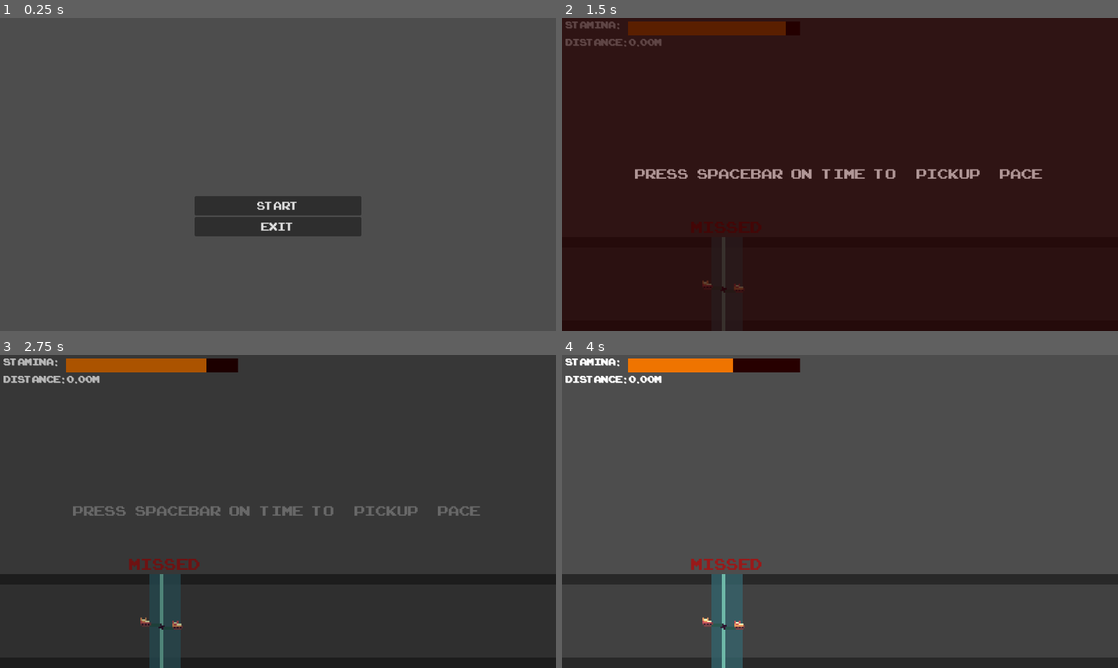
Above: before the commit, frames 1-4 (two rows, left to right).
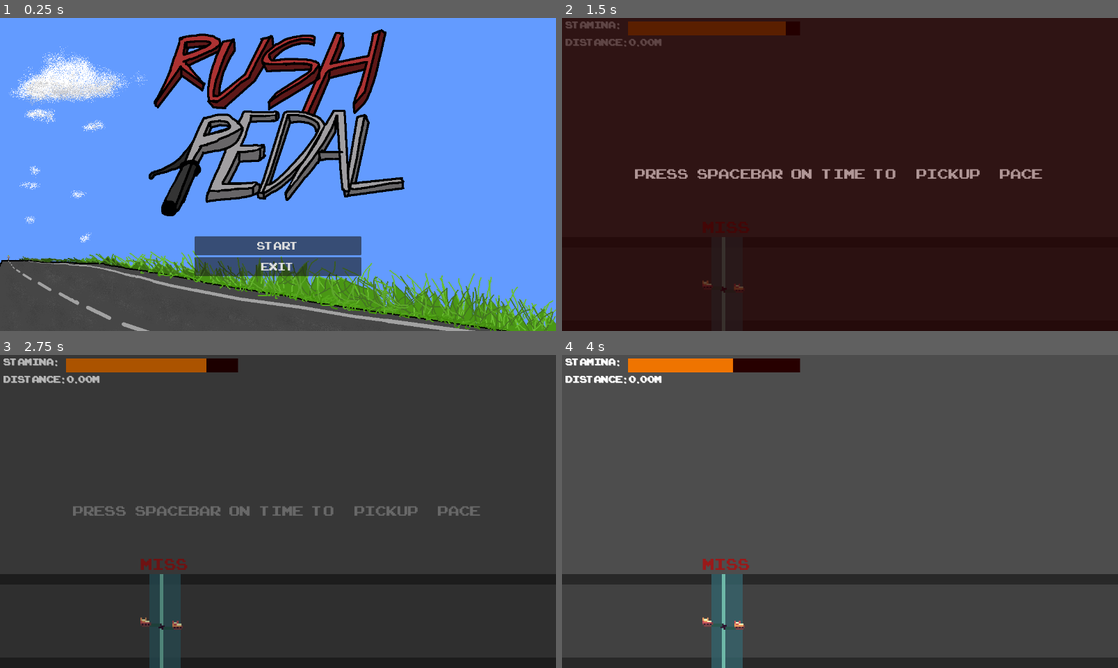
Above: after the commit, the same moments.

Repository: alexgaaranes/GameJam-2024-Entry
Game: Godot game, scene res://scenes/menu.tscn
The game is run twice, just before and just after one commit, with the same random seed, the same clock (stepped at 60 frames per second) and the same inputs.
Inputs:
- Up to frame 1 (0.25 s): no input
- Up to frame 2 (1.5 s): click "Start" at 0.5 s; tap Space (pedal) at 1.25, 1.35 s
- Up to frame 3 (2.75 s): tap Space (pedal) at 2, 2.1 s
- Up to frame 4 (4 s): tap Space (pedal) at 2.75, 2.85, 3.5, 3.6 s

The runs differ from the first frame. In frame 1, 89% of the frame differs, in the area x 0-100%, y 0-100%; in frame 2, less than 0.1%; in frame 3, 0.2%; in frame 4, 0.2%.

Commit message:
added menu assets

Diff:
--- a/icon.svg
+++ /dev/null
@@ -1 +0,0 @@
-<svg xmlns="http://www.w3.org/2000/svg" width="128" height="128"><rect width="124" height="124" x="2" y="2" fill="#363d52" stroke="#212532" stroke-width="4" rx="14"/><g fill="#fff" transform="translate(12.322 12.322)scale(.101)"><path d="M105 673v33q407 354 814 0v-33z"/><path fill="#478cbf" d="m105 673 152 14q12 1 15 14l4 67 132 10 8-61q2-11 15-15h162q13 4 15 15l8 61 132-10 4-67q3-13 15-14l152-14V427q30-39 56-81-35-59-83-108-43 20-82 47-40-37-88-64 7-51 8-102-59-28-123-42-26 43-46 89-49-7-98 0-20-46-46-89-64 14-123 42 1 51 8 102-48 27-88 64-39-27-82-47-48 49-83 108 26 42 56 81zm0 33v39c0 276 813 276 814 0v-39l-134 12-5 69q-2 10-14 13l-162 11q-12 0-16-11l-10-65H446l-10 65q-4 11-16 11l-162-11q-12-3-14-13l-5-69z"/><path d="M483 600c0 34 58 34 58 0v-86c0-34-58-34-58 0z"/><circle cx="725" cy="526" r="90"/><circle cx="299" cy="526" r="90"/></g><g fill="#414042" transform="translate(12.322 12.322)scale(.101)"><circle cx="307" cy="532" r="60"/><circle cx="717" cy="532" r="60"/></g></svg>
--- a/project.godot
+++ b/project.godot
@@ -14,7 +14,7 @@
 config/version="0.0.1 demo"
 run/main_scene="res://scenes/menu.tscn"
 config/features=PackedStringArray("4.3", "GL Compatibility")
-config/icon="res://icon.svg"
+config/icon="res://icon.png"
 config/stretch/aspect="expand"
 config/size/viewport_width=1280
 config/enabled=false
--- a/scenes/menu.tscn
+++ b/scenes/menu.tscn
@@ -1,7 +1,9 @@
-[gd_scene load_steps=3 format=3 uid="uid://b582kkllaqo8c"]
+[gd_scene load_steps=5 format=3 uid="uid://b582kkllaqo8c"]
 
 [ext_resource type="Script" path="res://scripts/menu.gd" id="1_fy35y"]
+[ext_resource type="Texture2D" uid="uid://dgsatvndk1tnr" path="res://assets/menuBG.png" id="2_5q1iw"]
 [ext_resource type="FontFile" uid="uid://cduo3hndy60wv" path="res://fonts/arcade_classic.TTF" id="2_siky0"]
+[ext_resource type="Texture2D" uid="uid://dlpkwo44mx3og" path="res://assets/name.png" id="3_0k1vn"]
 
 [node name="Menu" type="Control"]
 layout_mode = 3
@@ -12,6 +14,28 @@
 grow_vertical = 2
 script = ExtResource("1_fy35y")
 
+[node name="Background" type="TextureRect" parent="."]
+layout_mode = 1
+anchors_preset = 5
+anchor_left = 0.5
+anchor_right = 0.5
+offset_left = -640.0
+offset_right = 640.0
+offset_bottom = 720.0
+grow_horizontal = 2
+texture = ExtResource("2_5q1iw")
+
+[node name="Name" type="TextureRect" parent="."]
+layout_mode = 1
+anchors_preset = 5
+anchor_left = 0.5
+anchor_right = 0.5
+offset_left = -360.0
+offset_right = 360.0
+offset_bottom = 480.0
+grow_horizontal = 2
+texture = ExtResource("3_0k1vn")
+
 [node name="VBoxContainer" type="VBoxContainer" parent="."]
 layout_mode = 1
 anchors_preset = 7
@@ -20,7 +44,7 @@
 anchor_right = 0.5
 anchor_bottom = 1.0
 offset_left = -192.0
-offset_top = -528.0
+offset_top = -344.0
 offset_right = 192.0
 grow_horizontal = 2
 grow_vertical = 0
--- a/scripts/game_over.gd
+++ b/scripts/game_over.gd
@@ -31,7 +31,7 @@
 	$TotalDistance.text = "Total Distance:\t%.2fm" % [totalDist]
 	$PerfectLabel.text = "Perfect x%d" % [statArr[0]]
 	$GreatLabel.text = "Great x%d" % [statArr[1]]
-	$MissedLabel.text = "Missed x%d" % [statArr[2]]
+	$MissedLabel.text = "Miss x%d" % [statArr[2]]
 	$MaxComboLabel.text = "Max Combo x%d" % [statArr[3]]
 
 
--- a/scripts/input_manager.gd
+++ b/scripts/input_manager.gd
@@ -49,7 +49,7 @@
 			scoreManager.updateCombo()
 			detected.values()[0].free()
 		else:
-			updateLabel("Missed")
+			updateLabel("Miss")
 			await scoreManager.addMissed(1)
 			isPenalized = true
 			damageColor.visible = true
Binary file added: assets/menuBG.png
Not shown, added: assets/menuBG.png.import
Binary file added: assets/name.png
Not shown, changed: assets/name.png.import
Binary file added: icon.png
Not shown, added: icon.png.import
